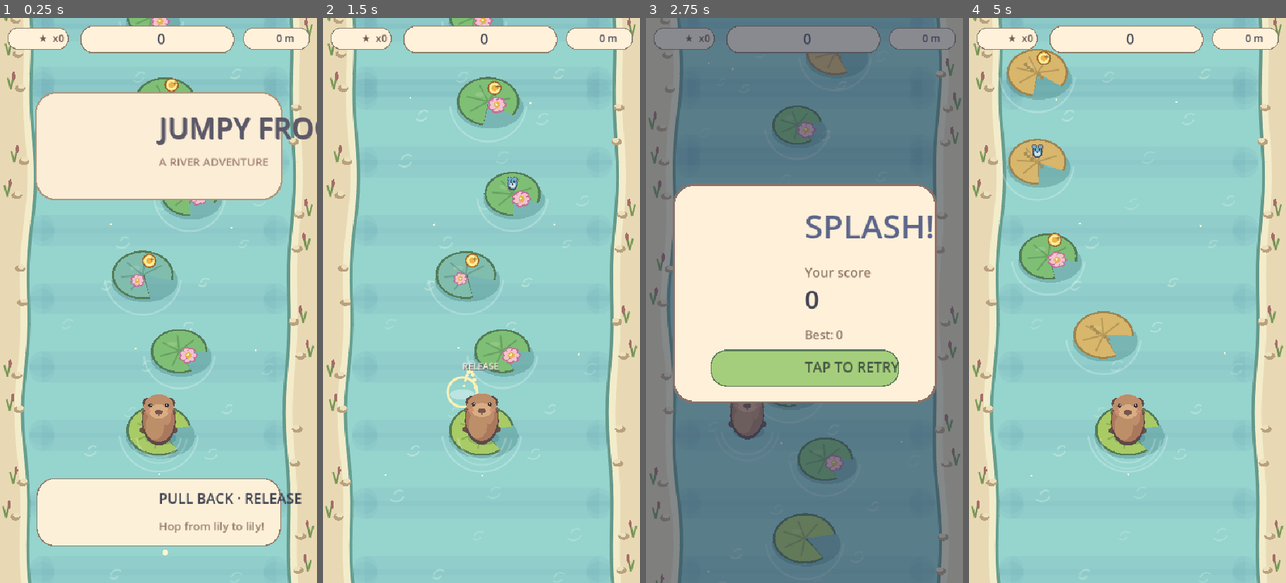
Above: before the commit, frames 1-4 (left to right).
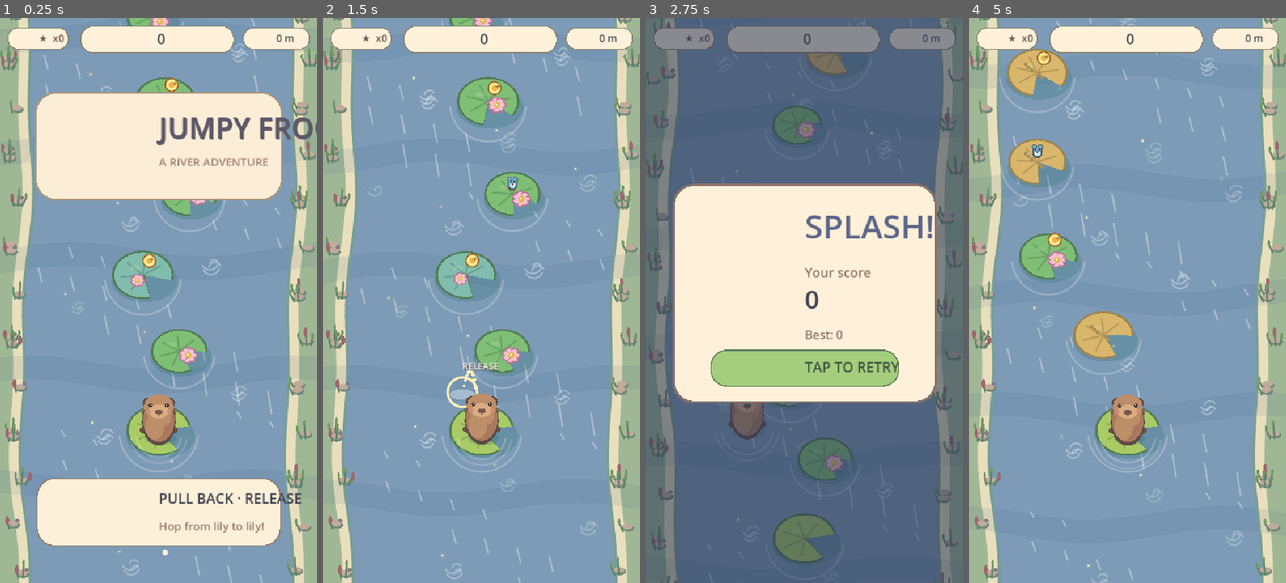
Above: after the commit, the same moments.

Repository: dbrckk/Jumpy-frog
Game: Godot game, scene res://main.tscn
Two runs of this game, one before a commit and one after it. Both use one fixed random seed, a clock stepped at 60 frames per second and the inputs below.
Inputs (mouse positions are in pixels of both pictures, inside the frame that each line leads up to):
- Up to frame 1 (0.25 s): no input
- Up to frame 2 (1.5 s): tap Enter at 0.5 s; move the mouse to (551, 272) at 0.52 s; tap R at 0.6 s; click (551, 272) at 0.67 s; tap Space at 0.77 s; drag from (418, 328) to (465, 413) at 1.27 s
- Up to frame 3 (2.75 s): move the mouse to (836, 176) at 2.02 s; tap R at 2.1 s; click (836, 176) at 2.17 s
- Up to frame 4 (5 s): drag from (1111, 413) to (1032, 215) at 2.77 s; move the mouse to (1222, 385) at 3.52 s; tap R at 3.6 s; click (1222, 385) at 3.67 s; tap Space at 3.77 s; drag from (1032, 215) to (1079, 159) at 4.27 s

The runs differ from the first frame. In frame 1, 63% of the frame differs, in the area x 0-100%, y 0-100%; in frame 2, 85%; in frame 3, 30%; in frame 4, 86%.

Commit message:
art: improve river with blue layered current, speed lines, shoreline reeds and sparkles

Diff:
--- a/scripts/art.gd
+++ b/scripts/art.gd
@@ -63,52 +63,75 @@
 		_lost_overlay(c, score, best)
 
 static func _river(c: CanvasItem, t: float, cam: float) -> void:
-	c.draw_rect(Rect2(0, 0, W, H), Color("#e8d9b4"))
-	# River, hand-drawn irregular banks.
+	# Slate-blue flowing water, pale shoreline and watercolor vegetation.
+	c.draw_rect(Rect2(0, 0, W, H), Color("#a0b796"))
 	var water := PackedVector2Array()
 	var left := PackedVector2Array()
 	var right := PackedVector2Array()
-	for i in range(42):
-		var y := -30.0 + float(i) * 25.0
+	for i in range(58):
+		var y := -34.0 + float(i) * 18.6
 		var offset := y + cam * SCALE
-		var wiggle := sin(offset * 0.007) * 8.0 + sin(offset * 0.024 + 1.2) * 3.5
-		left.append(Vector2(49.0 + wiggle, y))
-		right.append(Vector2(493.0 + wiggle * 0.8, y))
-	for p in left:
-		water.append(p)
+		var wiggle := sin(offset * 0.007) * 9.0 + sin(offset * 0.021 + 1.3) * 4.0
+		left.append(Vector2(45.0 + wiggle, y))
+		right.append(Vector2(494.0 + wiggle * 0.83, y))
+	# Sandy outline adds separation against the banks.
+	for i in range(left.size() - 1):
+		line(c, left[i] + Vector2(-9, 0), left[i + 1] + Vector2(-9, 0), Color("#e9dfbd"), 18)
+		line(c, right[i] + Vector2(9, 0), right[i + 1] + Vector2(9, 0), Color("#e9dfbd"), 18)
+	water.append_array(left)
 	for i in range(right.size() - 1, -1, -1):
 		water.append(right[i])
-	c.draw_colored_polygon(water, Color("#96d4ce"))
-	# Transparent moving watercolor bands.
-	for i in range(13):
-		var y := fposmod(float(i) * 116.0 + cam * SCALE * 0.63, 1180.0) - 130.0
-		rr(c, Rect2(49, y, 443, 53), 22, Color(0.34, 0.56, 0.66, 0.085))
+	c.draw_colored_polygon(water, Color("#7d9bb7"))
+	# Broad drifting translucent current. Polygon edges never self-intersect.
+	for band in range(7):
+		var y := fposmod(float(band) * 193.0 + cam * SCALE * 0.62 + t * 13.0, 1350.0) - 190.0
+		var band_poly := PackedVector2Array()
+		for i in range(21):
+			var x := float(i) * 27.0
+			band_poly.append(Vector2(x, y + sin(x * 0.014 + band) * 12.0))
+		for i in range(20, -1, -1):
+			var x := float(i) * 27.0
+			band_poly.append(Vector2(x, y + 40 + sin(x * 0.014 + band) * 12.0))
+		c.draw_colored_polygon(band_poly, Color(0.20, 0.35, 0.51, 0.10))
 	for i in range(left.size() - 1):
-		line(c, left[i], left[i + 1], Color("#669e8f"), 5)
-		line(c, right[i], right[i + 1], Color("#65998b"), 5)
-		line(c, left[i] + Vector2(-8, 0), left[i + 1] + Vector2(-8, 0), Color("#f3eccb"), 10)
-		line(c, right[i] + Vector2(8, 0), right[i + 1] + Vector2(8, 0), Color("#f3eccb"), 10)
-	# Grassy banks, small stones, leaves and cattails. Stable as camera scrolls.
-	for i in range(27):
-		var y := fposmod(float(i) * 91.0 + cam * SCALE, 1150.0) - 70.0
+		line(c, left[i], left[i + 1], Color("#779d95"), 3.5)
+		line(c, right[i], right[i + 1], Color("#799e97"), 3.5)
+	# Water speed lines tilt back with a hand-animated flow.
+	for i in range(69):
+		var x := 65.0 + float((i * 113 + 29) % 410)
+		var y := fposmod(float(i) * 81.7 + cam * SCALE * 0.65 + t * 29.0, 1210.0) - 155.0
+		var n := 10.0 + float(i % 5) * 7.0
+		line(c, Vector2(x, y), Vector2(x + 6, y + n), Color(0.98, 1.0, 1.0, 0.36), 1.4 + float(i % 2) * 0.25)
+	# Pebbles, reeds, small blossoms and flattened grasses.
+	for i in range(42):
+		var y := fposmod(float(i) * 79.0 + cam * SCALE, 1180.0) - 95.0
 		var side: float = -1.0 if i % 2 == 0 else 1.0
-		var edge := 40.0 if side < 0.0 else 499.0
-		var x := edge + side * (float((i * 11) % 16))
-		ellipse(c, Vector2(x, y + 7), Vector2(9, 6), Color("#b9a17d"))
-		ellipse(c, Vector2(x - side * 2.0, y + 4), Vector2(6, 4), Color("#ece0bd"))
-		if i % 3 != 0:
-			line(c, Vector2(x + side * 16, y + 8), Vector2(x + side * 11, y - 14), Color("#748f55"), 2)
-			line(c, Vector2(x + side * 16, y + 8), Vector2(x + side * 21, y - 10), Color("#789a57"), 2)
-			ellipse(c, Vector2(x + side * 11, y - 14), Vector2(2.6, 7.0), Color("#a56d68"))
-	# Tiny hand-drawn water rings and sparkles.
-	for i in range(32):
-		var y := fposmod(float(i) * 71.0 + cam * SCALE * (0.85 + float(i % 3) * 0.05), 1060.0) - 50.0
-		var x := 84.0 + float((i * 137 + 41) % 370)
-		var alpha := 0.17 + float(i % 4) * 0.052
-		c.draw_arc(Vector2(x, y), float(8 + i % 7), 0.45, 2.3, 14, Color(0.95, 1, 0.93, alpha), 1.35, true)
-		c.draw_arc(Vector2(x + 6, y + 4), float(7 + i % 5), 3.45, 5.35, 12, Color(0.95, 1, 0.93, alpha), 1.3, true)
+		var edge := 38.0 if side < 0.0 else 503.0
+		var x := edge + side * float((i * 13) % 28)
+		ellipse(c, Vector2(x + 2, y + 8), Vector2(10, 6), Color("#748b7e"))
+		ellipse(c, Vector2(x, y + 5), Vector2(9, 5), Color("#c1aa9a"))
+		if i % 4 == 0:
+			ellipse(c, Vector2(x - 7 * side, y), Vector2(4, 3), Color("#887986"))
+		for stalk in range(1 + i % 3):
+			var origin := Vector2(x + float(stalk - 1) * 7, y + 14)
+			var tip := origin + Vector2(float(stalk - 1) * 5.0 - side * 2.0, -14 - float(stalk % 2) * 9)
+			line(c, origin, tip, Color("#5e856a"), 2.0)
+			if (i + stalk) % 4 == 0:
+				ellipse(c, tip, Vector2(3.2, 8.0), Color("#9d676d"))
+			else:
+				ellipse(c, tip + Vector2(0, -3), Vector2(2.2, 5.0), Color("#739961"))
+	# Floating rings, bubbles and firefly-like glints.
+	for i in range(38):
+		var y := fposmod(float(i) * 73.0 + cam * SCALE * 0.83 + t * 5.0, 1160.0) - 100.0
+		var x := 87.0 + float((i * 137 + 41) % 365)
+		var alpha := 0.20 + float(i % 4) * 0.055
+		c.draw_arc(Vector2(x, y), float(8 + i % 8), 0.35, 2.65, 16, Color(0.97, 1, 1, alpha), 1.5, true)
+		c.draw_arc(Vector2(x + 7, y + 5), float(6 + i % 6), 3.35, 5.75, 15, Color(0.97, 1, 1, alpha), 1.3, true)
 		if i % 3 == 0:
-			c.draw_circle(Vector2(x - 18, y - 27 + sin(t * 2 + i) * 4), 1.7, Color("#fff9df"))
+			var pulse := 1.5 + sin(t * 3 + float(i)) * 0.55
+			c.draw_circle(Vector2(x - 20, y - 25), pulse, Color("#fff3b8"))
+			c.draw_circle(Vector2(x - 20, y - 25), 4.5, Color(1, 0.96, 0.73, 0.09))
+
 
 static func _lily(c: CanvasItem, pos: Vector2, radius: float, kind: int, t: float, ident: int) -> void:
 	var r := radius * (1.0 + sin(t * 1.5 + float(ident)) * 0.012)
